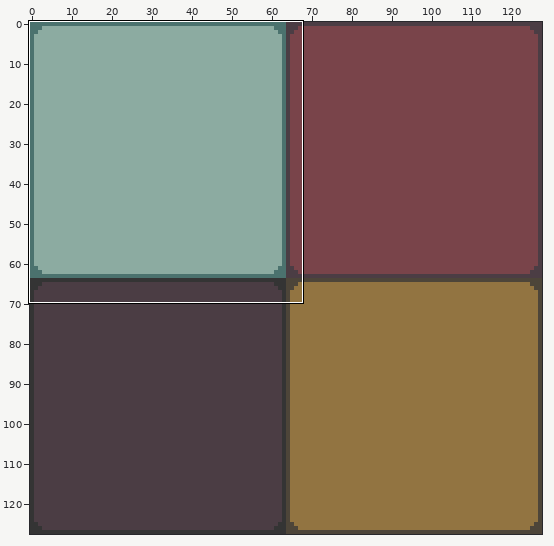
Two states of a pixel-art file, Assets/placeholdertile.aseprite. The picture above shows the old version from afar; the outline marks the close-up.
Close-up. The starting point:
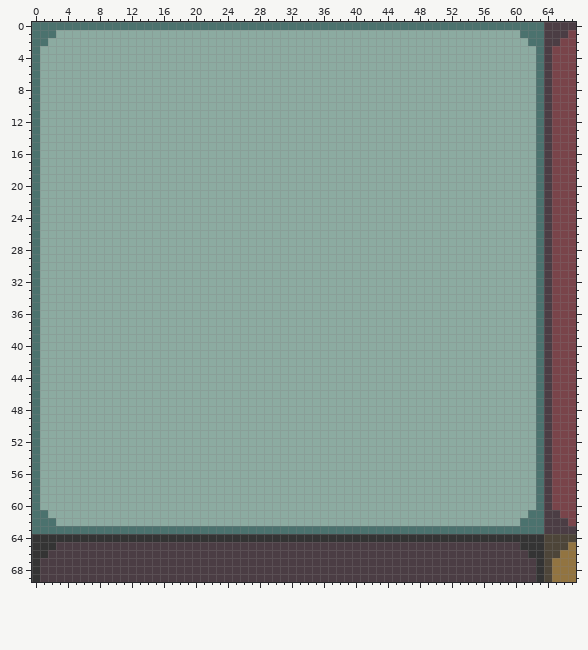
128x128 pixels, 1 frame. Shown: x 0..67, y 0..69.
Now the later version:
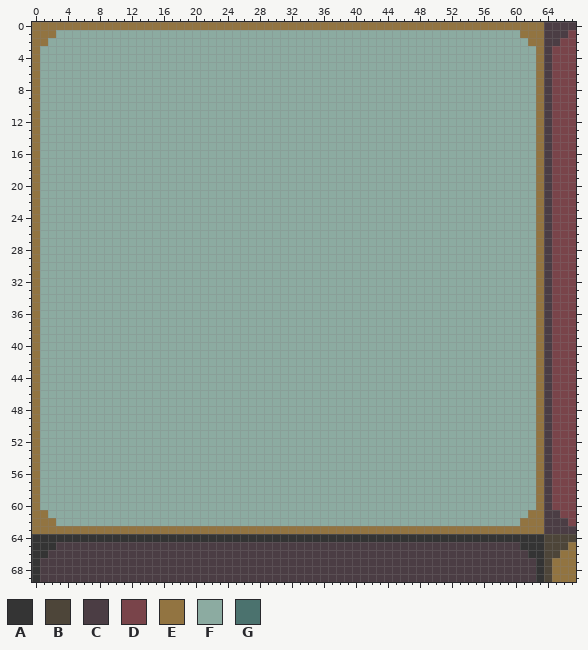
Palette (. is transparent): A #343434  B #4d4539  C #4b3d44  D #79444a  E #927441  F #8caba1  G #4b726e
The edit:
y 0: x 0..63 GGGGGGGGGGGGGGGGGGGGGGGGGGGGGGGGGGGGGGGGGGGGGGGGGGGGGGGGGGGGGGGG -> EEEEEEEEEEEEEEEEEEEEEEEEEEEEEEEEEEEEEEEEEEEEEEEEEEEEEEEEEEEEEEEE
y 1: x 0..2 GGG -> EEE; x 61..63 GGG -> EEE
y 2: x 0..1 GG -> EE; x 62..63 GG -> EE
y 3..60: x 0 G -> E; x 63 G -> E
y 61: x 0..1 GG -> EE; x 62..63 GG -> EE
y 62: x 0..2 GGG -> EEE; x 61..63 GGG -> EEE
y 63: x 0..63 GGGGGGGGGGGGGGGGGGGGGGGGGGGGGGGGGGGGGGGGGGGGGGGGGGGGGGGGGGGGGGGG -> EEEEEEEEEEEEEEEEEEEEEEEEEEEEEEEEEEEEEEEEEEEEEEEEEEEEEEEEEEEEEEEE
Boxes around the changes in both close-ups, in picture pixels (x1, y1, x2, y2):
changed: (32, 22, 544, 534)
